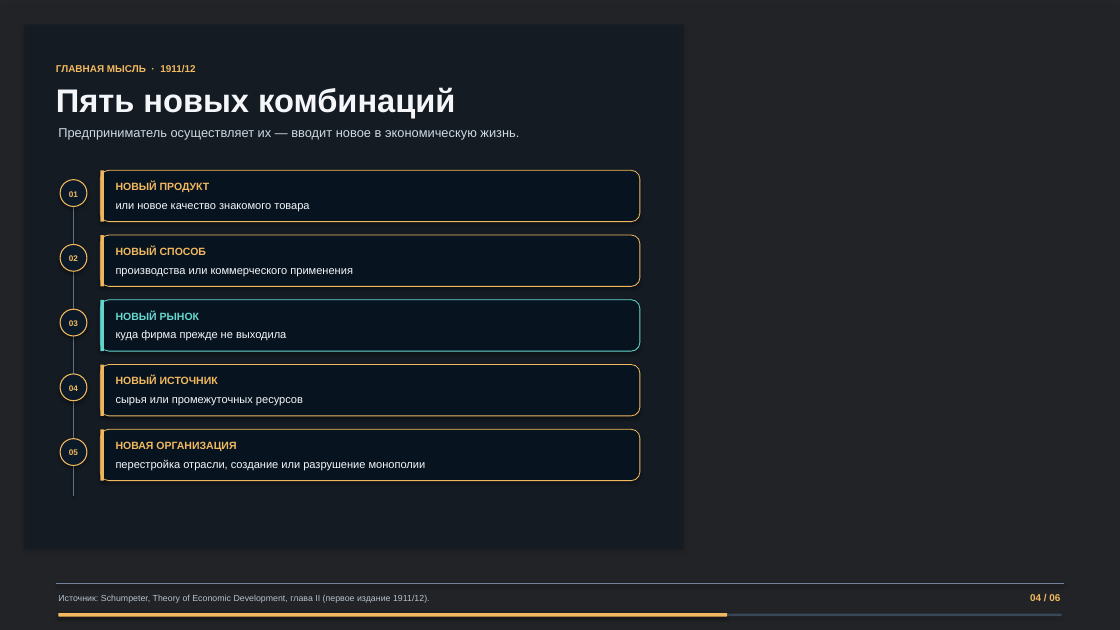
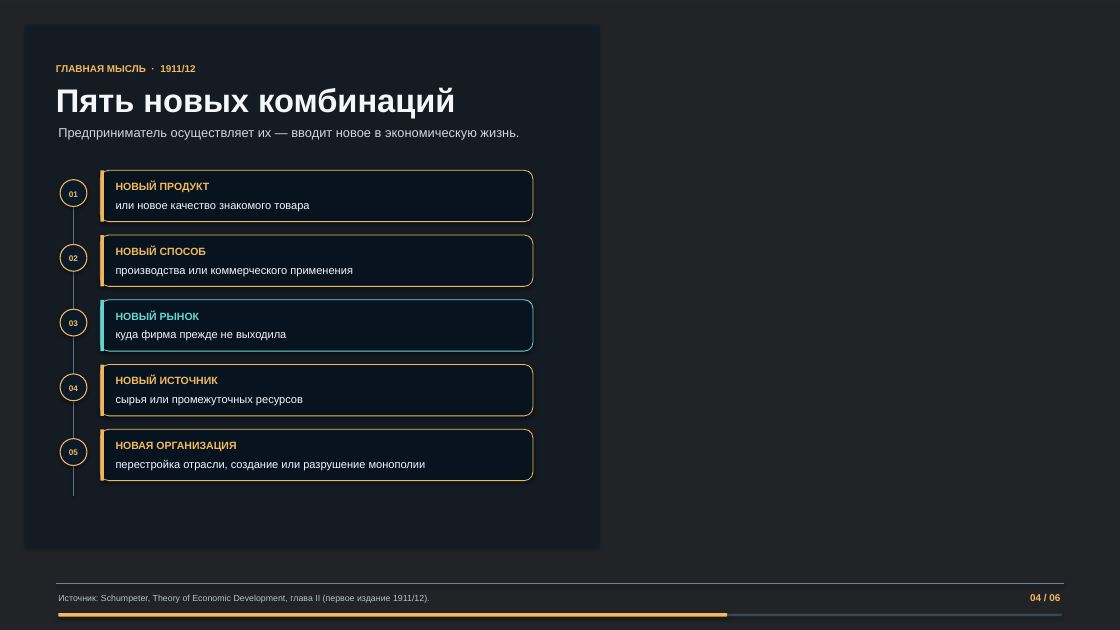
Before and after one commit to overbaffe1/omgGame, a slide deck: slide 4 of exports/schumpeter-3d-presentation.pptx. Drawn at 1120x630 pixels with LibreOffice and Linux fonts; fonts in the diff are those of the drawing; background and template pictures are left out; a plain dark background stands for a picture behind light text. Boxes give left, top, right and bottom in pixels: in the first picture for what was removed or moved away, otherwise in the second. Text is boxed around its words. In the diff, an @@ line names an element or a change of style, - is before the commit and + after.

Commit message:
Make Schumpeter deck visuals more thematic

```diff
--- a/exports/schumpeter-3d-presentation.pptx
+++ b/exports/schumpeter-3d-presentation.pptx
@@ rectangle: place and size @@
-rectangle at bbox=[24, 24, 684, 549]
+rectangle at bbox=[24, 24, 600, 549]
@@ rounded rectangle: place and size @@
-rounded rectangle at bbox=[100, 171, 639, 222]
+rounded rectangle at bbox=[100, 171, 533, 222]
@@ rounded rectangle: place and size @@
-rounded rectangle at bbox=[100, 235, 639, 287]
+rounded rectangle at bbox=[100, 235, 533, 287]
@@ rounded rectangle: place and size @@
-rounded rectangle at bbox=[100, 300, 639, 351]
+rounded rectangle at bbox=[100, 300, 533, 351]
@@ rounded rectangle: place and size @@
-rounded rectangle at bbox=[100, 365, 639, 416]
+rounded rectangle at bbox=[100, 365, 533, 416]
@@ rounded rectangle: place and size @@
-rounded rectangle at bbox=[100, 429, 639, 481]
+rounded rectangle at bbox=[100, 429, 533, 481]
```
